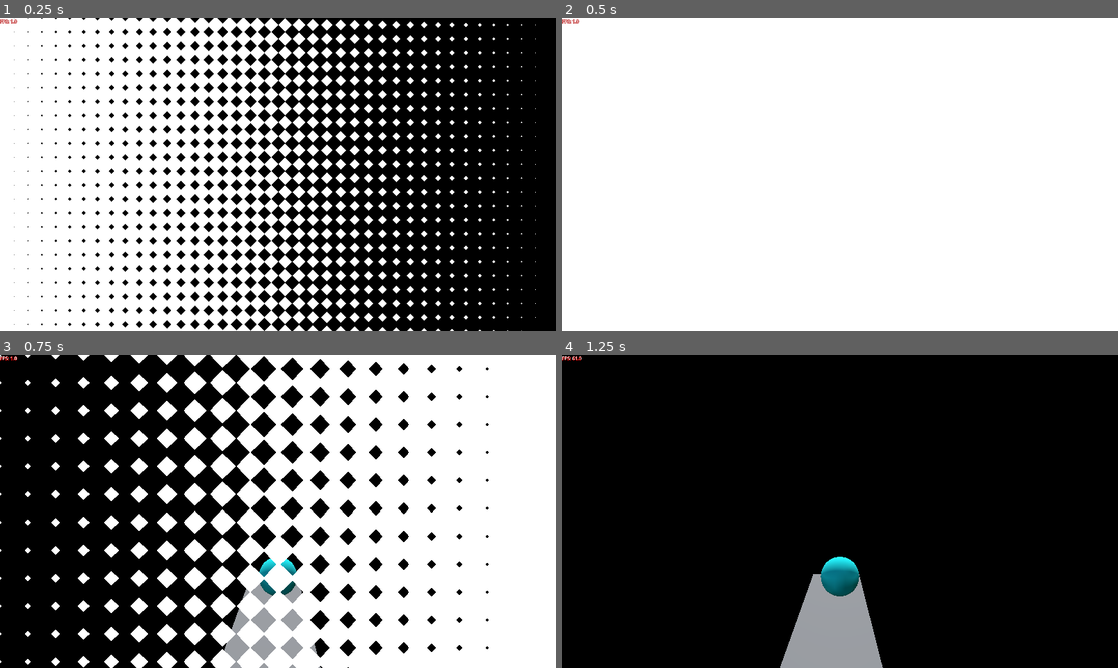
Above: before the commit, frames 1-4 (two rows, left to right).
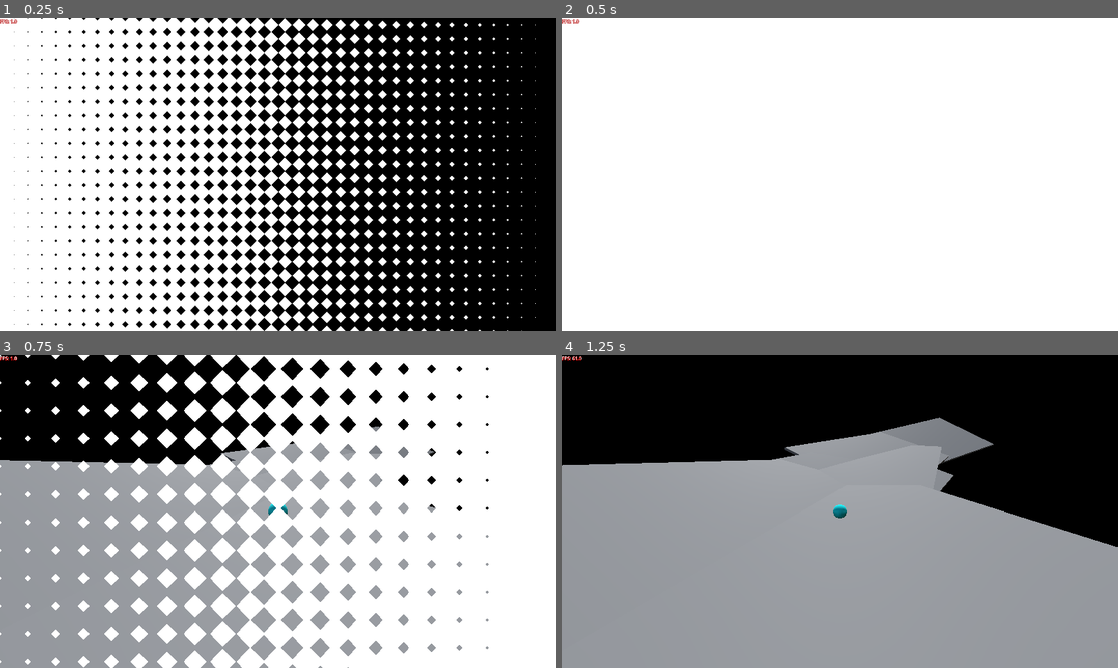
Above: after the commit, the same moments.

Repository: Cami-Cat/Dink-2026
Game: Godot game, scene res://Scenes/Core/GameCore/game_core.tscn
Two runs of this game, one before a commit and one after it. Both use one fixed random seed, a clock stepped at 60 frames per second and the inputs below.
Inputs (mouse positions are in pixels of both pictures, inside the frame that each line leads up to):
- Up to frame 1 (0.25 s): no input
- Up to frame 2 (0.5 s): no input
- Up to frame 3 (0.75 s): move the mouse to (400, 495) at 0.52 s; click (400, 495) at 0.6 s
- Up to frame 4 (1.25 s): no input

Frames 1-2 are identical in both runs. In frame 3, 27% of the frame differs, in the area x 0-88%, y 22-100%; in frame 4, 60%, in the area x 0-100%, y 20-100%.

Commit message:
Add lagging camera

Diff:
--- a/Scenes/BaseScene/scene_base_3d.tscn
+++ b/Scenes/BaseScene/scene_base_3d.tscn
@@ -3,10 +3,14 @@
 [ext_resource type="Script" uid="uid://8x0m53kjcw14" path="res://Scripts/Scene Management/scene_base_3d.gd" id="2_01f7x"]
 [ext_resource type="Script" uid="uid://5bngowlite7i" path="res://Scripts/Scene Management/world_origin.gd" id="2_ae3c4"]
 [ext_resource type="Script" uid="uid://djivrtbh6jgne" path="res://Scripts/Class/Utility/auto_layer.gd" id="3_rlg4h"]
+[ext_resource type="Script" uid="uid://bone4bbujrn2j" path="res://Scripts/Viewports/Camera/main_camera.gd" id="3_sg2g5"]
 [ext_resource type="PackedScene" uid="uid://pq2w1b0i2cjw" path="res://Scenes/Pawn/character_controller.tscn" id="4_gdcde"]
 
 [sub_resource type="BoxMesh" id="BoxMesh_amx8r"]
-size = Vector3(3.0513306, 1, 12.545166)
+size = Vector3(53.241104, 1, 115.62387)
+
+[sub_resource type="ConvexPolygonShape3D" id="ConvexPolygonShape3D_gdcde"]
+points = PackedVector3Array(-27.53825, -1.417649, -58.729546, 27.520702, 2.2529476, 58.729546, 27.520702, -1.417649, 58.729546, 27.520702, 2.2529476, -58.729546, -27.53825, 2.2529476, 58.729546, -27.53825, -1.417649, 58.729546, 27.520702, -1.417649, -58.729546, -27.53825, 2.2529476, -58.729546)
 
 [sub_resource type="ProceduralSkyMaterial" id="ProceduralSkyMaterial_ew1vx"]
 
@@ -23,7 +27,10 @@
 [node name="World Origin" type="Node3D" parent="." unique_id=1793727043]
 script = ExtResource("2_ae3c4")
 
-[node name="Main Camera" type="Camera3D" parent="." unique_id=2061059013 groups=["MainCamera"]]
+[node name="Main Camera" type="Camera3D" parent="." unique_id=2061059013 node_paths=PackedStringArray("follow_target") groups=["MainCamera"]]
+transform = Transform3D(1, 0, 0, 0, 1, 0, 0, 0, 1, 0, 0, 4.9191556)
+script = ExtResource("3_sg2g5")
+follow_target = NodePath("../Character Controller")
 
 [node name="UpperSceneCanvas" type="CanvasLayer" parent="." unique_id=1367143488]
 script = ExtResource("3_rlg4h")
@@ -34,8 +41,58 @@
 _layer = 4
 
 [node name="MeshInstance3D" type="MeshInstance3D" parent="." unique_id=471341396]
-transform = Transform3D(1, 0, 0, 0, 1, 0, 0, 0, 1, -0.2579651, -3.4722936, -1.9703269)
+transform = Transform3D(1, 0, 0, 0, 1, 0, 0, 0, 1, -3.511917, -3.723068, 4.2829685)
 mesh = SubResource("BoxMesh_amx8r")
+
+[node name="StaticBody3D" type="StaticBody3D" parent="MeshInstance3D" unique_id=165956257]
+
+[node name="CollisionShape3D" type="CollisionShape3D" parent="MeshInstance3D/StaticBody3D" unique_id=389126780]
+shape = SubResource("ConvexPolygonShape3D_gdcde")
+
+[node name="MeshInstance3D2" type="MeshInstance3D" parent="." unique_id=1653607017]
+transform = Transform3D(0.9542608, 0.24527782, -0.17095315, -0.25143218, 0.967759, -0.014986988, 0.16176549, 0.05728464, 0.98516524, -3.511917, -3.723068, -21.476126)
+mesh = SubResource("BoxMesh_amx8r")
+
+[node name="StaticBody3D" type="StaticBody3D" parent="MeshInstance3D2" unique_id=1710835528]
+
+[node name="CollisionShape3D" type="CollisionShape3D" parent="MeshInstance3D2/StaticBody3D" unique_id=713038558]
+shape = SubResource("ConvexPolygonShape3D_gdcde")
+
+[node name="MeshInstance3D3" type="MeshInstance3D" parent="." unique_id=799634289]
+transform = Transform3D(0.78551495, 0.19498816, -0.5873208, -0.34200394, 0.92774504, -0.14940709, 0.5157513, 0.31822753, 0.79544437, 3.277279, -3.723068, -58.872604)
+mesh = SubResource("BoxMesh_amx8r")
+
+[node name="StaticBody3D" type="StaticBody3D" parent="MeshInstance3D3" unique_id=1376576393]
+
+[node name="CollisionShape3D" type="CollisionShape3D" parent="MeshInstance3D3/StaticBody3D" unique_id=1876859551]
+shape = SubResource("ConvexPolygonShape3D_gdcde")
+
+[node name="MeshInstance3D4" type="MeshInstance3D" parent="." unique_id=1456799347]
+transform = Transform3D(0.90182203, 0, -0.43210763, -0.079400666, 0.9829726, -0.16571166, 0.42474997, 0.18375206, 0.8864664, 19.228373, 4.675125, -88.25996)
+mesh = SubResource("BoxMesh_amx8r")
+
+[node name="StaticBody3D" type="StaticBody3D" parent="MeshInstance3D4" unique_id=1903773516]
+
+[node name="CollisionShape3D" type="CollisionShape3D" parent="MeshInstance3D4/StaticBody3D" unique_id=1895118386]
+shape = SubResource("ConvexPolygonShape3D_gdcde")
+
+[node name="MeshInstance3D5" type="MeshInstance3D" parent="." unique_id=2098470035]
+transform = Transform3D(0.79067326, 0.1964438, -0.5798667, -0.34972626, 0.9223125, -0.16441132, 0.5025207, 0.33279032, 0.79794943, 30.359074, 8.943707, -111.09453)
+mesh = SubResource("BoxMesh_amx8r")
+
+[node name="StaticBody3D" type="StaticBody3D" parent="MeshInstance3D5" unique_id=2122612596]
+
+[node name="CollisionShape3D" type="CollisionShape3D" parent="MeshInstance3D5/StaticBody3D" unique_id=572291391]
+shape = SubResource("ConvexPolygonShape3D_gdcde")
+
+[node name="MeshInstance3D6" type="MeshInstance3D" parent="." unique_id=1625809444]
+transform = Transform3D(0.4855346, 0.038336053, -0.8733765, -0.484017, 0.8437319, -0.23204385, 0.72799987, 0.5353943, 0.42821637, 52.64102, 14.601672, -141.36153)
+mesh = SubResource("BoxMesh_amx8r")
+
+[node name="StaticBody3D" type="StaticBody3D" parent="MeshInstance3D6" unique_id=296266112]
+
+[node name="CollisionShape3D" type="CollisionShape3D" parent="MeshInstance3D6/StaticBody3D" unique_id=2125102429]
+shape = SubResource("ConvexPolygonShape3D_gdcde")
 
 [node name="WorldEnvironment" type="WorldEnvironment" parent="." unique_id=333920919]
 environment = SubResource("Environment_amx8r")
--- a/Scenes/Pawn/character_controller.tscn
+++ b/Scenes/Pawn/character_controller.tscn
@@ -12,6 +12,7 @@
 
 [node name="Character Body" type="RigidBody3D" unique_id=33539319]
 script = ExtResource("1_ob863")
+shoot_power = 100.0
 
 [node name="Character Mesh" type="MeshInstance3D" parent="." unique_id=1456666564]
 material_override = SubResource("StandardMaterial3D_gdcde")
@@ -20,7 +21,3 @@
 
 [node name="CollisionShape3D" type="CollisionShape3D" parent="." unique_id=601635704]
 shape = SubResource("SphereShape3D_ew1vx")
-
-[node name="Camera3D" type="Camera3D" parent="." unique_id=372292538]
-transform = Transform3D(1, 0, 0, 0, 0.9984159, 0.05626537, 0, -0.05626537, 0.9984159, 0, 2.0156107, 5.325049)
-current = true
--- a/Scripts/Class/Character/Character_Controller.gd
+++ b/Scripts/Class/Character/Character_Controller.gd
@@ -1,23 +1,27 @@
 class_name CharacterController extends RigidBody3D
+
+signal player_died()
+signal click_power_updated(to : float)
+signal input_released(_position : Vector2)
+signal clicked_at(_position : Vector2)
 
 var can_drag : bool = true
 var dragging : bool = false
 var click_position : Vector2
-var click_power : float = 0.0 :
+@export_category("Power")
+@export_group("Click Power")
+@export var click_power : float = 0.0 :
 	set(a):
 		click_power = a
 		click_power_updated.emit(click_power)
-var max_click_power : float = 1.0
-var min_click_power : float = 0.05
-var shoot_power : float = 30.0
-var distance_for_max_power : float = 450
+@export var max_click_power : float = 1.0
+@export var min_click_power : float = 0.05
+@export_group("Distance")
+@export var distance_for_max_power : float = 450
+@export_group("Shoot Power")
+@export var shoot_power : float = 300.0
+
 var shoot_direction : Vector3
-
-signal player_died()
-signal input_released()
-signal click_power_updated(to : float)
-signal clicked_at(_position : float)
-signal released_at(_position : float)
 
 func _ready() -> void:
 	freeze = true
@@ -32,7 +36,7 @@
 	print("Click power: %s" % [_click_power])
 	return
 
-func shoot_player() -> void:
+func shoot_player(_position : Vector2) -> void:
 	if click_power < min_click_power:
 		can_drag = true
 		return
@@ -47,11 +51,13 @@
 		if dragging : return
 		dragging = true
 		click_position = get_viewport().get_mouse_position()
+		clicked_at.emit(click_position)
 		return
 	if Input.is_action_just_released("Click"):
+		if !can_drag : return
 		dragging = false
 		can_drag = false
-		input_released.emit()
+		input_released.emit(get_viewport().get_mouse_position())
 	if event is InputEventMouseMotion:
 		if !dragging: return
 		var current_pos : Vector2 = event.position
--- a/Scripts/Viewports/Camera/main_camera.gd
+++ b/Scripts/Viewports/Camera/main_camera.gd
@@ -1,11 +1,25 @@
 extends Camera3D
 
-#var game_manager:GameManager
-#
-#func _physics_process(_delta: float) -> void:
-	#if game_manager:
-		#look_at_target()
-#
-#func look_at_target():
-	#var target:Vector3 = game_manager.manager_dict[GVar.SUB_MANAGERS.DICE_MANAGER].get_average_dice_point()
-	#look_at(target)
+@export var follow_target : Node3D
+@export var follow_distance : float = 15.0
+@export var follow_acceleration : float = 50.0
+@export var max_speed : float = 350.0
+
+var current_speed : float = 20.0
+
+func _ready() -> void:
+	if !follow_target : return
+	return
+
+func _process(delta: float) -> void:
+	if !follow_target: return
+
+	var target_pos = follow_target.global_position + Vector3(0.0, follow_distance * 0.25, follow_distance)
+	var distance_to_target = global_position.distance_to(target_pos)
+
+	var target_speed = clamp(distance_to_target * follow_acceleration, -max_speed, max_speed)
+	current_speed = move_toward(current_speed, target_speed, follow_acceleration * delta)
+
+	global_position = global_position.move_toward(target_pos, current_speed * delta)
+	look_at(follow_target.global_position)
+	return
